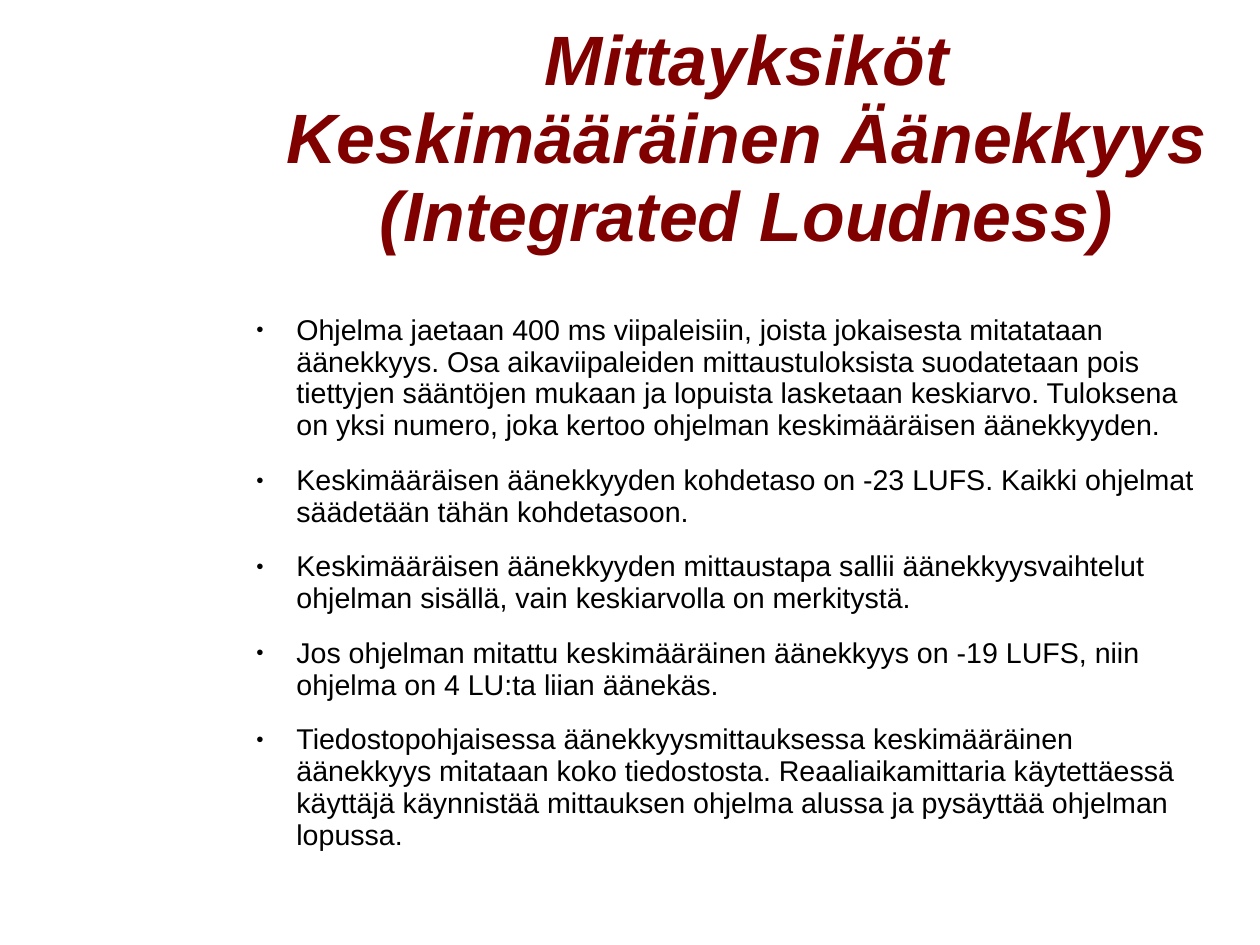
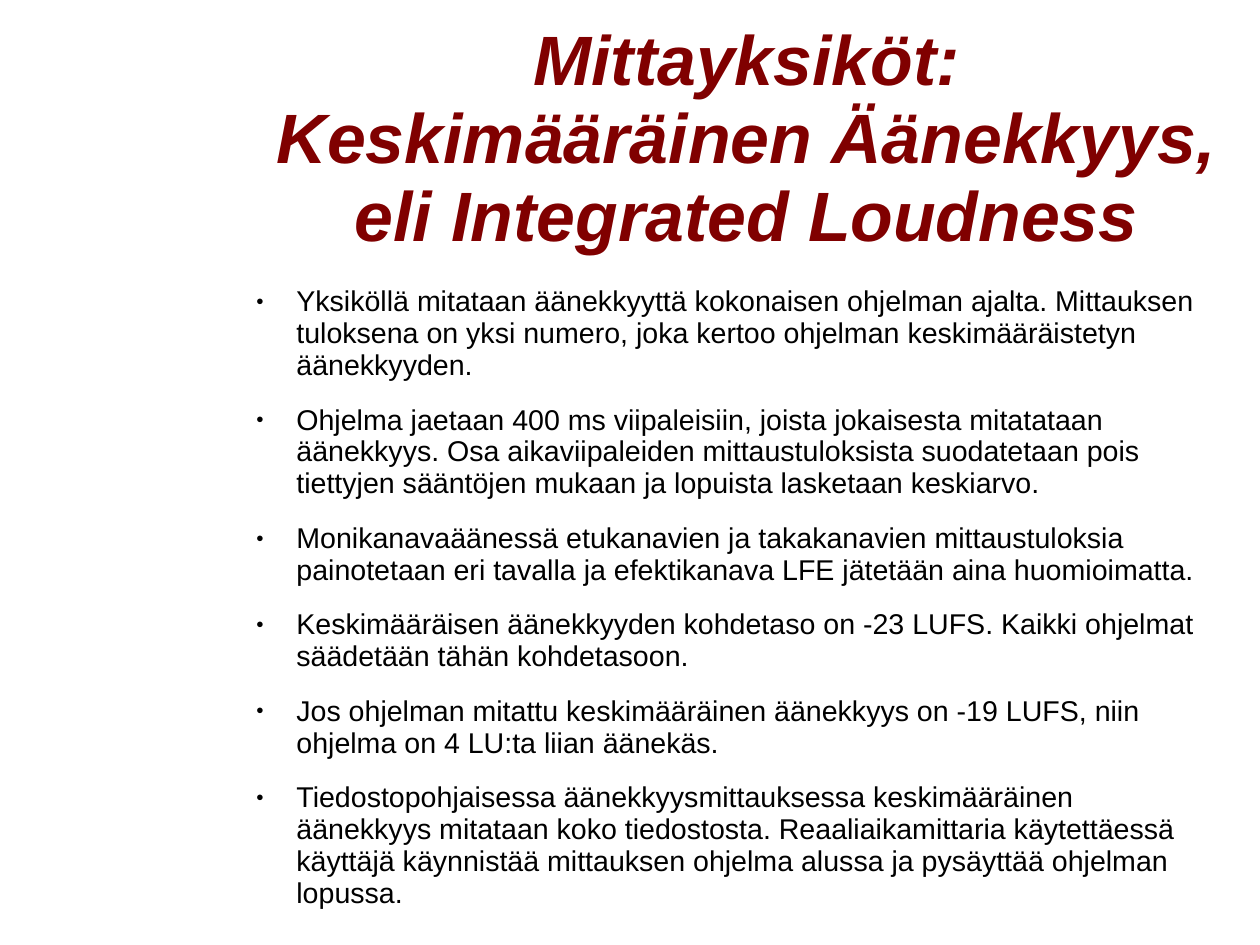
Before and after one commit to mhartzel/Introduction_To_Loudness_Correction, a slide deck: slide 9 of odp/Aanekkyyden Hallinta.odp. Drawn at 1260x945 pixels with LibreOffice and Linux fonts; fonts in the diff are those of the drawing; background and template pictures are left out. Boxes give left, top, right and bottom in pixels: in the first picture for what was removed or moved away, otherwise in the second. Text is boxed around its words. In the diff, an @@ line names an element or a change of style, - is before the commit and + after.

```diff
--- a/odp/Aanekkyyden Hallinta.odp
+++ b/odp/Aanekkyyden Hallinta.odp
@@ title at bbox=[277, 34, 1215, 254]: text changed @@
-Mittayksiköt
-Keskimääräinen Äänekkyys (Integrated Loudness)
+Mittayksiköt:
+Keskimääräinen Äänekkyys, eli Integrated Loudness
@@ text "Yksiköllä mitataan äänekkyyttä kokonaisen ohjelman ...": place and size @@
-text "Yksiköllä mitataan äänekkyyttä kokonaisen ohjelman ..." at bbox=[296, 319, 1193, 850]
+text "Yksiköllä mitataan äänekkyyttä kokonaisen ohjelman ..." at bbox=[296, 290, 1193, 908]
@@ text at bbox=[296, 290, 1193, 585]: text changed @@
-● Ohjelma jaetaan 400 ms viipaleisiin, joista jokaisesta mitatataan äänekkyys. Osa aikaviipaleiden mittaustuloksista suodatetaan pois tiettyjen sääntöjen mukaan ja lopuista lasketaan keskiarvo. Tuloksena on yksi numero, joka kertoo ohjelman keskimääräisen äänekkyyden.
+● Yksiköllä mitataan äänekkyyttä kokonaisen ohjelman ajalta. Mittauksen tuloksena on yksi numero, joka kertoo ohjelman keskimääräistetyn äänekkyyden.
+● Ohjelma jaetaan 400 ms viipaleisiin, joista jokaisesta mitatataan äänekkyys. Osa aikaviipaleiden mittaustuloksista suodatetaan pois tiettyjen sääntöjen mukaan ja lopuista lasketaan keskiarvo.
+● Monikanavaäänessä etukanavien ja takakanavien mittaustuloksia painotetaan eri tavalla ja efektikanava LFE jätetään aina huomioimatta.
@@ text at bbox=[296, 555, 1144, 614]: paragraph removed @@
-● Keskimääräisen äänekkyyden mittaustapa sallii äänekkyysvaihtelut ohjelman sisällä, vain keskiarvolla on merkitystä.
```
Also in this commit, not shown: 9 other slides changed, 20 slides added, 6 slides removed, 1 other file.
